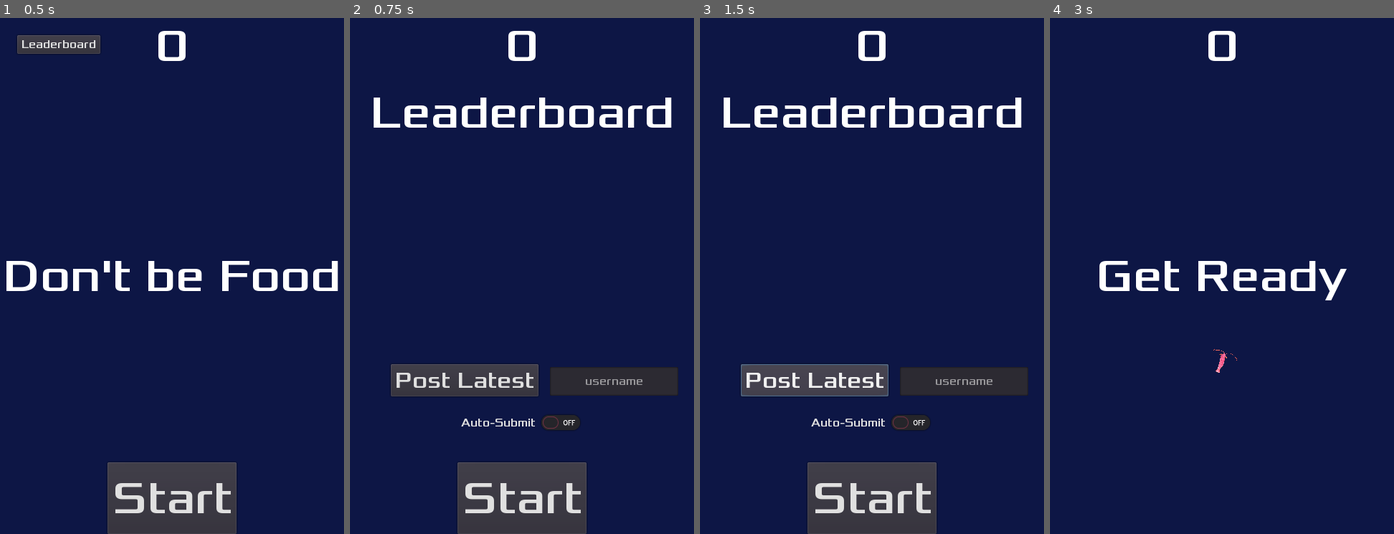
Above: before the commit, frames 1-4 (left to right).
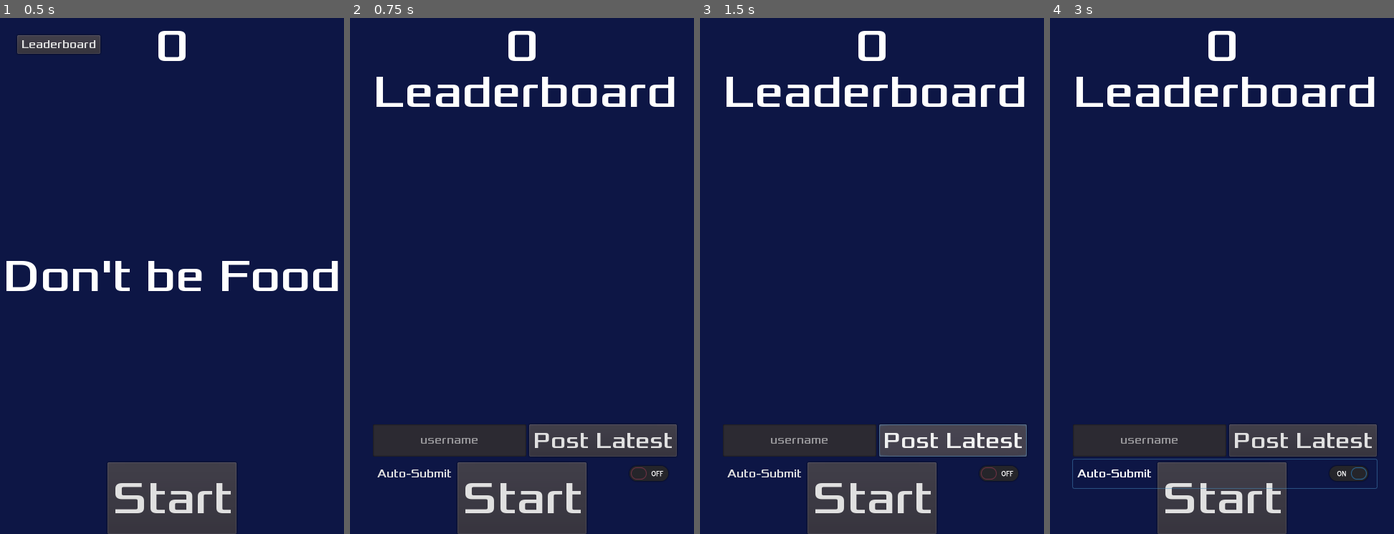
Above: after the commit, the same moments.

Repository: beeryt/Dont-Be-Food
Game: Godot game, scene res://Main.tscn
The game is run twice, just before and just after one commit, with the same random seed, the same clock (stepped at 60 frames per second) and the same inputs.
Inputs:
- Up to frame 1 (0.5 s): no input
- Up to frame 2 (0.75 s): click "Leaderboard" at 0.5 s
- Up to frame 3 (1.5 s): click "Post Latest" at 1.25 s
- Up to frame 4 (3 s): click "Auto-Submit" at 2 s; click "Start" at 2.75 s

Frame 1 is identical in both runs. In frame 2, 15% of the frame differs, in the area x 6-96%, y 11-90%; in frame 3, 15%; in frame 4, 15%, in the area x 6-96%, y 11-100%.
Error before the commit: Unable to iterate on object of type 'Nil'. (res://Leaderboard.gd:26)
Error after the commit: Unable to iterate on object of type 'Nil'. (res://Leaderboard.gd:30)

Commit message:
feat: improve leaderboard layout

Diff:
--- a/Leaderboard.gd
+++ b/Leaderboard.gd
@@ -1,4 +1,4 @@
-extends Control
+extends MarginContainer
 
 
 const url = "https://smileycarl.com/food_chain_api/api"
@@ -6,19 +6,23 @@
 
 var ScoreCard = preload("res://ScoreEntry.tscn")
 var latest_score = null
+var polling = false
 
 func _ready():
-	pass
+	poll()
 
 
 func poll():
+	if polling: return # only 1 request at a time
+	polling = true
 	print("Polling leaderboard...")
 	var err = $HTTPRequest.request(url + "/scores")
 	if err != OK: push_error("An error occured in the HTTP request")
 
 
 func _on_HTTPRequest_request_completed(_result, _response_code, _headers, body):
-	for child in $VBoxContainer.get_children():
+	polling = false
+	for child in $Container/Scores.get_children():
 		child.queue_free()
 
 	var i = 1 # score indices start at 1
@@ -26,7 +30,7 @@
 	for row in response:
 		var score_card = ScoreCard.instance()
 		score_card.refresh(i, row["name"], row["score"])
-		$VBoxContainer.add_child(score_card)
+		$Container/Scores.add_child(score_card)
 		i += 1
 
 	print("Leaderboard updated!")
--- a/Leaderboard.tscn
+++ b/Leaderboard.tscn
@@ -7,6 +7,9 @@
 size = 64
 font_data = ExtResource( 2 )
 
+[sub_resource type="DynamicFont" id=4]
+font_data = ExtResource( 2 )
+
 [sub_resource type="DynamicFont" id=2]
 size = 32
 font_data = ExtResource( 2 )
@@ -14,37 +17,26 @@
 [sub_resource type="DynamicFont" id=3]
 font_data = ExtResource( 2 )
 
-[sub_resource type="DynamicFont" id=4]
-font_data = ExtResource( 2 )
-
-[node name="Leaderboard" type="Control"]
+[node name="Leaderboard" type="MarginContainer"]
 anchor_right = 1.0
-anchor_bottom = 0.8
-margin_top = 93.0
+anchor_bottom = 1.0
+custom_constants/margin_right = 32
+custom_constants/margin_top = 64
+custom_constants/margin_left = 32
+custom_constants/margin_bottom = 64
 script = ExtResource( 1 )
 __meta__ = {
 "_edit_use_anchors_": false
 }
 
-[node name="HTTPRequest" type="HTTPRequest" parent="."]
+[node name="Container" type="VBoxContainer" parent="."]
+margin_left = 32.0
+margin_top = 64.0
+margin_right = 456.0
+margin_bottom = 656.0
 
-[node name="VBoxContainer" type="VBoxContainer" parent="."]
-anchor_left = 0.5
-anchor_top = 0.4
-anchor_right = 0.5
-anchor_bottom = 0.4
-margin_left = -143.0
-margin_top = -124.4
-margin_right = 143.0
-margin_bottom = 172.6
-custom_constants/separation = 32
-alignment = 1
-__meta__ = {
-"_edit_use_anchors_": false
-}
-
-[node name="Label" type="Label" parent="."]
-anchor_right = 1.0
+[node name="Title" type="Label" parent="Container"]
+margin_right = 424.0
 margin_bottom = 78.0
 custom_fonts/font = SubResource( 1 )
 text = "Leaderboard"
@@ -54,37 +46,54 @@
 "_edit_use_anchors_": false
 }
 
-[node name="PostButton" type="Button" parent="."]
-margin_left = 57.2258
-margin_top = 389.768
-margin_right = 263.226
-margin_bottom = 434.768
+[node name="Scores" type="VBoxContainer" parent="Container"]
+margin_top = 82.0
+margin_right = 424.0
+margin_bottom = 499.0
+size_flags_vertical = 3
+custom_constants/separation = 8
+alignment = 1
+__meta__ = {
+"_edit_use_anchors_": false
+}
+
+[node name="HBoxContainer" type="HBoxContainer" parent="Container"]
+margin_top = 503.0
+margin_right = 424.0
+margin_bottom = 548.0
+
+[node name="Username" type="LineEdit" parent="Container/HBoxContainer"]
+margin_right = 214.0
+margin_bottom = 45.0
+size_flags_horizontal = 3
+custom_fonts/font = SubResource( 4 )
+align = 1
+placeholder_text = "username"
+caret_blink = true
+caret_blink_speed = 0.5
+__meta__ = {
+"_edit_use_anchors_": false
+}
+
+[node name="PostButton" type="Button" parent="Container/HBoxContainer"]
+margin_left = 218.0
+margin_right = 424.0
+margin_bottom = 45.0
 custom_fonts/font = SubResource( 2 )
 text = "Post Latest"
 __meta__ = {
 "_edit_use_anchors_": false
 }
 
-[node name="AutoSwitch" type="CheckButton" parent="."]
-margin_left = 149.264
-margin_top = 452.491
-margin_right = 333.264
-margin_bottom = 492.491
+[node name="AutoSwitch" type="CheckButton" parent="Container"]
+margin_top = 552.0
+margin_right = 424.0
+margin_bottom = 592.0
 custom_fonts/font = SubResource( 3 )
 text = "Auto-Submit"
 
-[node name="Username" type="LineEdit" parent="."]
-margin_left = 279.0
-margin_top = 394.48
-margin_right = 458.0
-margin_bottom = 434.48
-custom_fonts/font = SubResource( 4 )
-align = 1
-placeholder_text = "username"
-__meta__ = {
-"_edit_use_anchors_": false
-}
+[node name="HTTPPost" type="HTTPRequest" parent="."]
 
-[node name="HTTPPost" type="HTTPRequest" parent="."]
+[node name="HTTPRequest" type="HTTPRequest" parent="."]
+[connection signal="pressed" from="Container/HBoxContainer/PostButton" to="." method="_on_PostButton_pressed"]
 [connection signal="request_completed" from="HTTPRequest" to="." method="_on_HTTPRequest_request_completed"]
-[connection signal="pressed" from="PostButton" to="." method="_on_PostButton_pressed"]
--- a/Main.gd
+++ b/Main.gd
@@ -21,8 +21,8 @@
 		load_file.open("user://save.json", File.READ)
 		var data = parse_json(load_file.get_as_text())
 		print("Loading: ", data)
-		$HUD/Leaderboard/Username.text = data["username"]
-		$HUD/Leaderboard/AutoSwitch.pressed = data["auto"]
+		$HUD/Leaderboard/Container/HBoxContainer/Username.text = data["username"]
+		$HUD/Leaderboard/Container/AutoSwitch.pressed = data["auto"]
 
 
 func _notification(what):
@@ -30,8 +30,8 @@
 		var save_file = File.new()
 		save_file.open("user://save.json", File.WRITE)
 		var data = JSON.print({
-			"username": $HUD/Leaderboard/Username.text,
-			"auto": $HUD/Leaderboard/AutoSwitch.pressed
+			"username": $HUD/Leaderboard/Container/HBoxContainer/Username.text,
+			"auto": $HUD/Leaderboard/Container/AutoSwitch.pressed
 		})
 		print("Saving: ", data)
 		save_file.store_line(data)
--- a/ScoreEntry.gd
+++ b/ScoreEntry.gd
@@ -1,8 +1,7 @@
-extends ReferenceRect
+extends HBoxContainer
 
 
 func refresh(index, user, score):
-	print(index, user, score)
 	$Index.text = str(index) + "."
 	$Name.text = str(user)
 	$Score.text = str(score)
--- a/ScoreEntry.tscn
+++ b/ScoreEntry.tscn
@@ -15,21 +15,18 @@
 size = 24
 font_data = ExtResource( 2 )
 
-[node name="ScoreEntry" type="ReferenceRect"]
+[node name="ScoreEntry" type="HBoxContainer"]
 anchor_right = 1.0
-margin_right = -224.0
-margin_bottom = 24.0
+rect_min_size = Vector2( 384, 0 )
+custom_constants/separation = 32
 script = ExtResource( 1 )
 __meta__ = {
 "_edit_use_anchors_": false
 }
 
 [node name="Index" type="Label" parent="."]
-anchor_top = 0.5
-anchor_bottom = 0.5
-margin_top = -15.0
-margin_right = 72.0
-margin_bottom = 15.0
+margin_right = 41.0
+margin_bottom = 30.0
 custom_fonts/font = SubResource( 1 )
 text = "10."
 valign = 1
@@ -38,14 +35,10 @@
 }
 
 [node name="Name" type="Label" parent="."]
-anchor_left = 0.5
-anchor_top = 0.5
-anchor_right = 0.5
-anchor_bottom = 0.5
-margin_left = -78.0
-margin_top = -15.0
-margin_right = 78.0
-margin_bottom = 15.0
+margin_left = 73.0
+margin_right = 371.0
+margin_bottom = 30.0
+size_flags_horizontal = 3
 custom_fonts/font = SubResource( 2 )
 text = "Name"
 valign = 1
@@ -55,13 +48,9 @@
 }
 
 [node name="Score" type="Label" parent="."]
-anchor_left = 1.0
-anchor_top = 0.5
-anchor_right = 1.0
-anchor_bottom = 0.5
-margin_left = -77.0
-margin_top = -15.0
-margin_bottom = 15.0
+margin_left = 403.0
+margin_right = 480.0
+margin_bottom = 30.0
 custom_fonts/font = SubResource( 3 )
 text = "Score"
 align = 2
